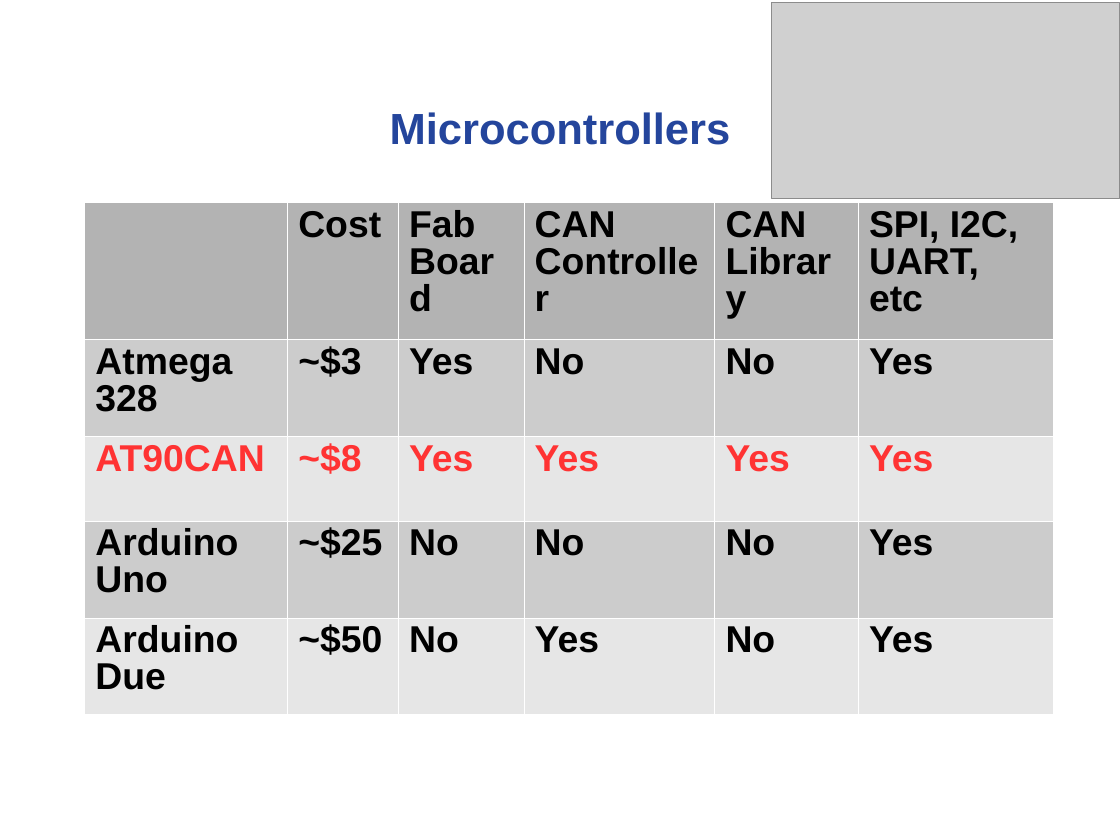
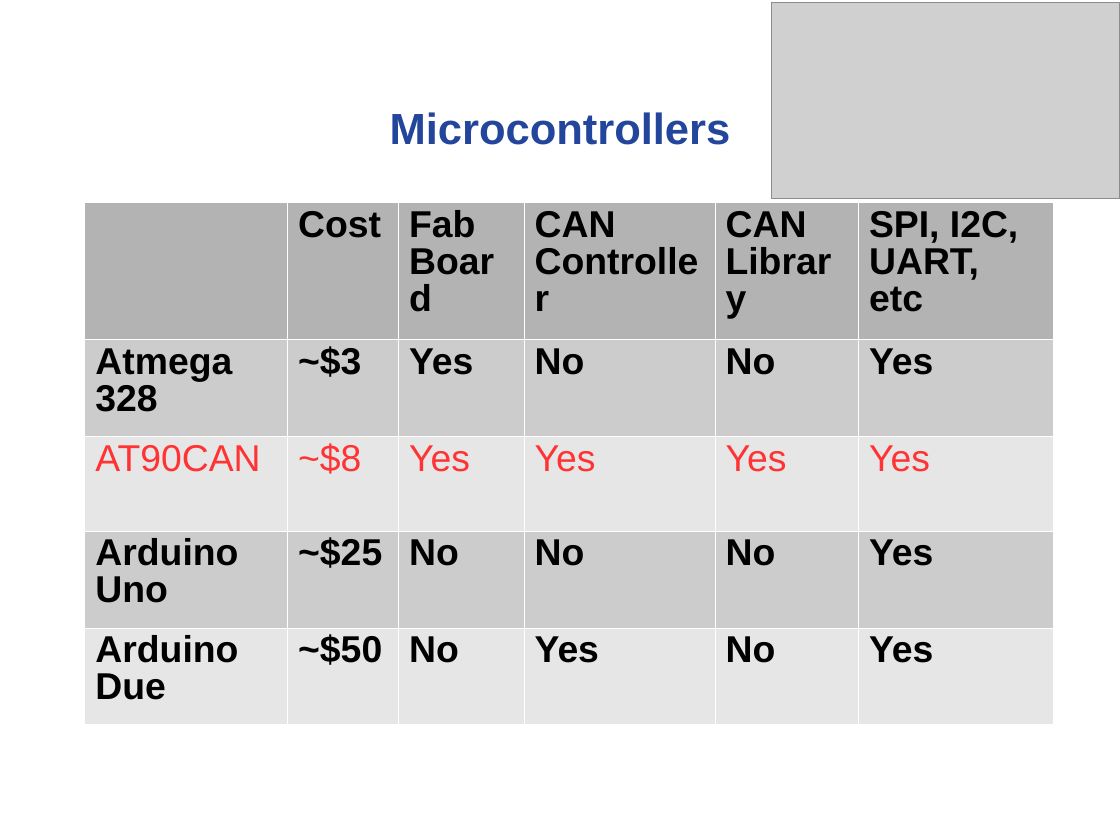
Before and after one commit to noahterickson/DigitalDash, a slide deck: slide 4 of Proposal/Project Proposal.ppt. Drawn at 1120x840 pixels with LibreOffice and Linux fonts; fonts in the diff are those of the drawing; grey boxes stand for pictures; background and template pictures are left out. Boxes give left, top, right and bottom in pixels: in the first picture for what was removed or moved away, otherwise in the second. Text is boxed around its words. In the diff, an @@ line names an element or a change of style, - is before the commit and + after.

```diff
--- a/Proposal/Project Proposal.ppt
+++ b/Proposal/Project Proposal.ppt
@@ table at box(84, 203, 1053, 725) @@
@@ bold off in "AT90CAN", "~$8", "Yes", "Yes" and 2 more places @@
```
Also in this commit, not shown: 10 other slides changed, 1 slide added.
